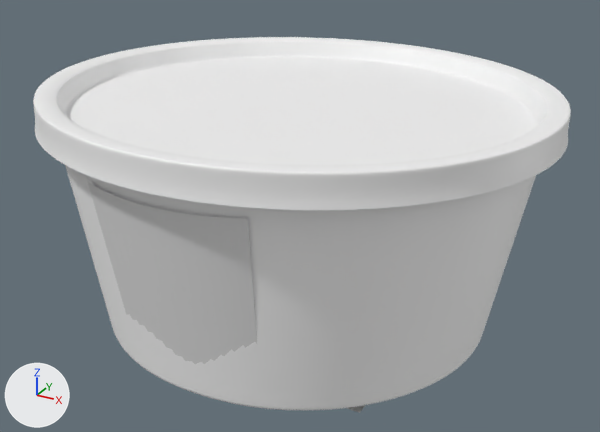
What one commit did to the glTF model assets/Model_with_logo/120ml round with logo.glb.
Both versions are drawn from a camera (50 mm lens) standing at (0.0591, -0.1068, 0.0667) and looking at (0.001, -0.001, 0.0138). Every picture has the same lights, and +X, +Y and +Z are marked at lower left. Where no turn or scale is listed for an object, it has been applied to the vertices. Vertices at the same position are counted once.

The scene before the commit, as lines of its bpy script (objects in view):
```python
me_mesh_0 = bpy.data.meshes.new('Mesh_0')
me_mesh_0.from_pydata(...)  # 12033 vertices, 23808 faces; spans x -0.0387..0.0393, y -0.0382..0.0398, z 0.0316..0.0379
me_mesh_0.materials.append(mat_top)  # white #ffffff
me_mesh_1 = bpy.data.meshes.new('Mesh_1')
me_mesh_1.from_pydata(...)  # 2432 vertices, 4608 faces; spans x -0.036..0.0366, y -0.0354..0.0371, z -0.0007..0.0336
me_mesh_1.materials.append(mat_bottom)  # white #ffffff
me_mesh_3 = bpy.data.meshes.new('Mesh_3')
me_mesh_3.from_pydata(...)  # 783 vertices, 1456 faces; spans x -0.012..0.012, y -0.003..0.0035, z -0.0136..0.0138
me_mesh_3.materials.append(mat_logo)  # its picture is missing
ob_1 = bpy.data.objects.new('1', me_mesh_0)
ob_1.location = (0.0, 0.0, -0.0026)
ob_circle001 = bpy.data.objects.new('Circle001', me_mesh_1)
ob_circle001.location = (0.0, 0.0, -0.0026)
ob_newwwwww001 = bpy.data.objects.new('newwwwww001', me_mesh_3)
ob_newwwwww001.parent = ob_scene
ob_newwwwww001.location = (0.0000785, -0.0325, 0.0146)
```
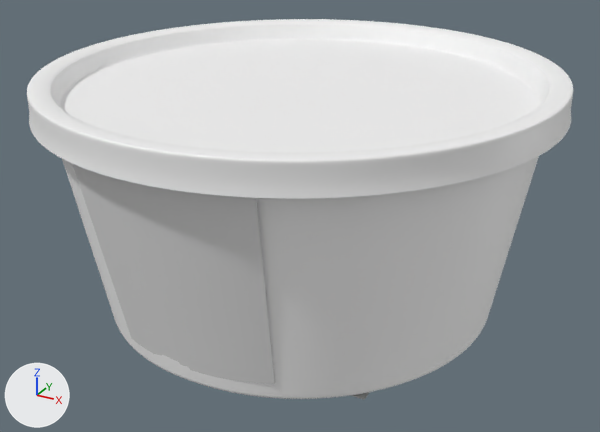
Where the newer file only moved an object's origin or applied its transform, the numbers keep the older frame.

Location of each change, [x1, y1, x2, y2] in pixels of the pictures (600 x 432 px):
'1', reshaped: before [33, 37, 571, 210]; after [27, 19, 573, 199]
'Circle001', reshaped: before [65, 165, 536, 410]; after [62, 156, 539, 399]
'newwwwww001', moved, turned, rescaled: before [87, 181, 257, 364]; after [73, 164, 275, 384]

The change, as a diff of the scene's bpy script:
```diff
--- a/assets/Model_with_logo/120ml round with logo.glb.py
+++ b/assets/Model_with_logo/120ml round with logo.glb.py
@@ me_mesh_0 @@
 me_mesh_0.from_pydata(...)  # 12033 vertices, 23808 faces; spans x -0.0387..0.0393, y -0.0382..0.0398, z 0.0316..0.0379
 # used by ob_1; location = (0.0, 0.0, -0.0026)
+# me_mesh_0 part 1: the whole mesh is multiplied about its middle by the matrix ((1.0, 0.0, -0.01), (0.0, 0.999, -0.034), (0.01, 0.034, 0.999)), then moved by (0.0002, -0.001, 0.0027)
 me_mesh_0.materials.append(mat_top)
@@ me_mesh_1 @@
 me_mesh_1.from_pydata(...)  # 2432 vertices, 4608 faces; spans x -0.036..0.0366, y -0.0354..0.0371, z -0.0007..0.0336
 # used by ob_circle001; location = (0.0, 0.0, -0.0026)
+# me_mesh_1 part 2: the whole mesh is multiplied about its middle by the matrix ((1.0, 0.0, -0.01), (0.0, 0.999, -0.034), (0.01, 0.034, 0.999)), then moved by (0.0004, -0.0004, 0.0027)
 me_mesh_1.materials.append(mat_bottom)
@@ ob_newwwwww001 @@
 ob_newwwwww001.parent = ob_scene
-ob_newwwwww001.location = (0.0000785, -0.0325, 0.0146)
+ob_newwwwww001.location = (0.000435, -0.0333, 0.0179)
+ob_newwwwww001.rotation_euler = (0.0336, -0.01, 0.0)  # degrees (1.9, -0.6, 0)
+ob_newwwwww001.scale = (1.14, 1.14, 1.14)
```
